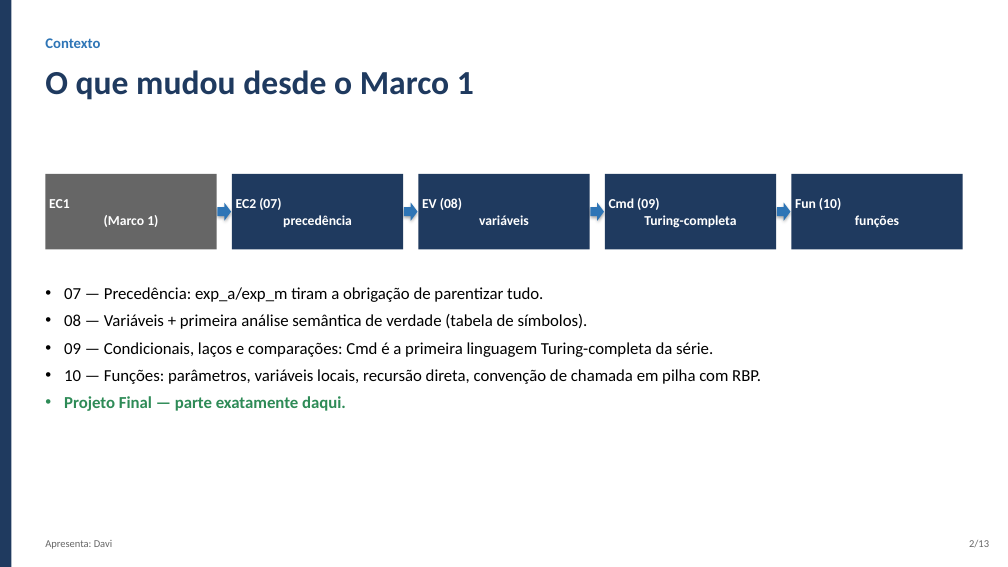
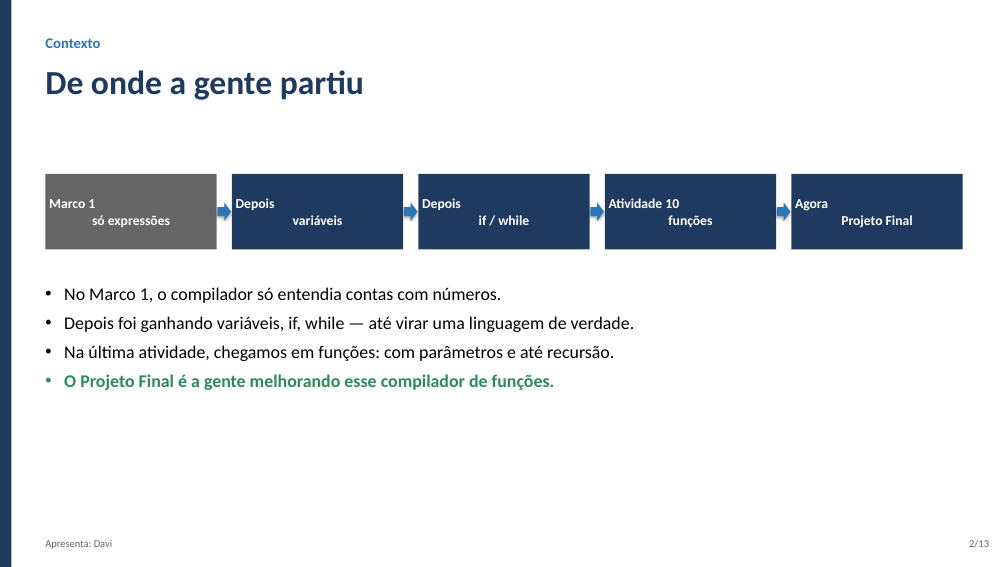
Before and after one commit to gabrielbribeiroo/CompilerConstruction_UFPB, a slide deck: slide 2 of apresentacao-projeto-final/apresentacao.pptx. Drawn at 1008x567 pixels with LibreOffice and Linux fonts; fonts in the diff are those of the drawing. Boxes give left, top, right and bottom in pixels: in the first picture for what was removed or moved away, otherwise in the second. Text is boxed around its words. In the diff, an @@ line names an element or a change of style, - is before the commit and + after.

Commit message:
docs(projeto-final): deixa o roteiro mais humano e focado nas extensoes
Reescreve as falas do roteiro num tom de conversa, sem jargao tecnico
sem explicacao, e ajusta os slides pra combinar (menos codigo/BNF,
mais exemplos do tipo "antes e depois" mostrando o que cada extensao
muda na pratica).

```diff
--- a/apresentacao-projeto-final/apresentacao.pptx
+++ b/apresentacao-projeto-final/apresentacao.pptx
@@ text at box(45, 70, 364, 100): text changed @@
-O que mudou desde o Marco 1
+De onde a gente partiu
@@ text in rectangle at box(49, 199, 170, 227): text changed @@
-EC1
-(Marco 1)
+Marco 1
+só expressões
@@ text in rectangle at box(236, 198, 343, 225): text changed @@
-EC2 (07)
-precedência
+Depois
+variáveis
@@ text in rectangle at box(422, 198, 529, 225): text changed @@
-EV (08)
-variáveis
+Depois
+if / while
@@ text in rectangle at box(609, 198, 712, 228): text changed @@
-Cmd (09)
-Turing-completa
+Atividade 10
+funções
@@ text in rectangle at box(795, 199, 913, 228): text changed @@
-Fun (10)
-funções
+Agora
+Projeto Final
@@ text at box(64, 287, 635, 390): text changed; size 16 to 17 pt @@
-• 07 — Precedência: exp_a/exp_m tiram a obrigação de parentizar tudo.
-• 08 — Variáveis + primeira análise semântica de verdade (tabela de símbolos).
-• 09 — Condicionais, laços e comparações: Cmd é a primeira linguagem Turing-completa da série.
-• 10 — Funções: parâmetros, variáveis locais, recursão direta, convenção de chamada em pilha com RBP.
-• Projeto Final — parte exatamente daqui.
+• No Marco 1, o compilador só entendia contas com números.
+• Depois foi ganhando variáveis, if, while — até virar uma linguagem de verdade.
+• Na última atividade, chegamos em funções: com parâmetros e até recursão.
+• O Projeto Final é a gente melhorando esse compilador de funções.
```
Also in this commit, not shown: 5 other slides changed, 5 slides added, 5 slides removed, 2 other files.
